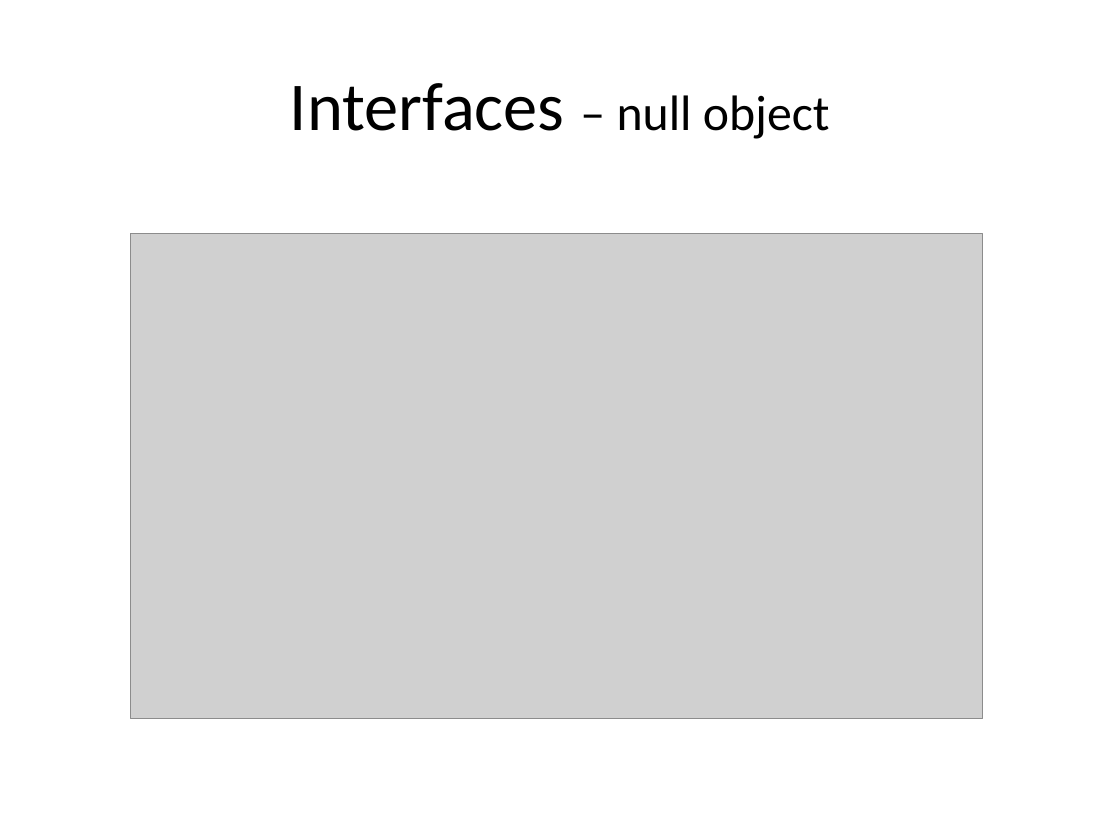
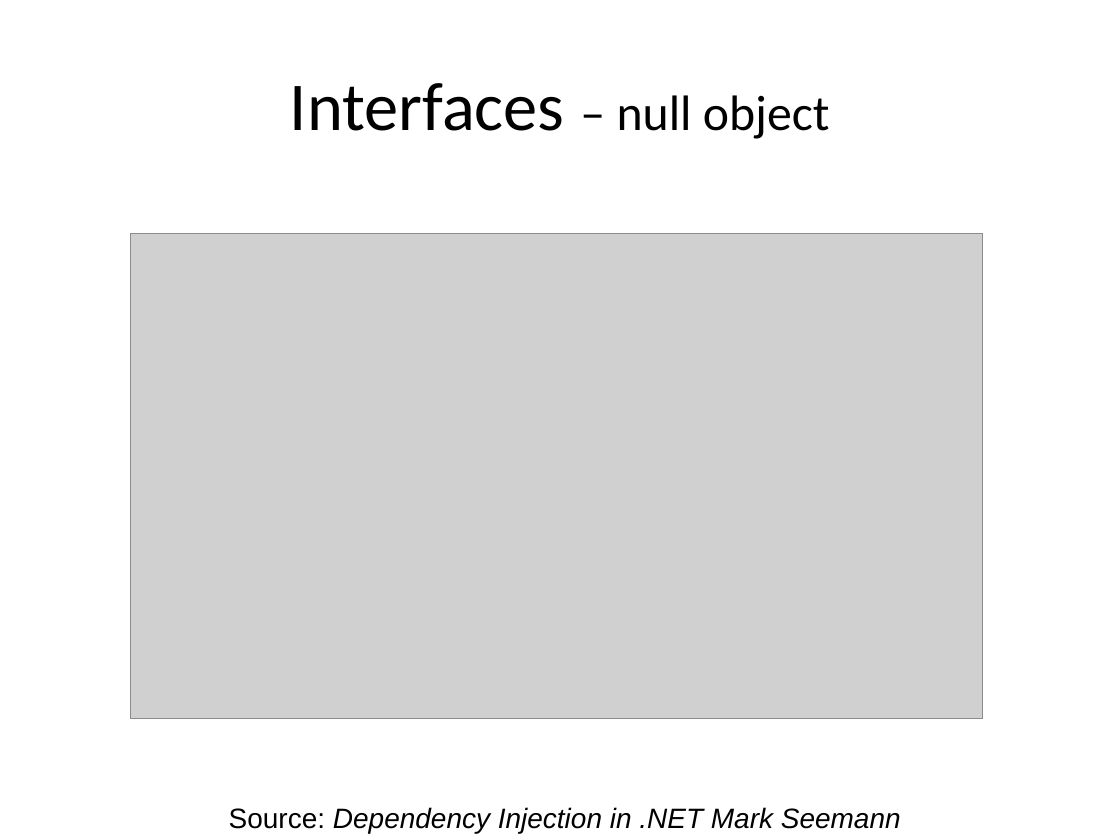
Before and after one commit to piotrcierpich/DependencyInjectionByExample, a slide deck: slide 6 of presentation/diByExample.ppt. Drawn at 1120x840 pixels with LibreOffice and Linux fonts; fonts in the diff are those of the drawing; grey boxes stand for pictures. Boxes give left, top, right and bottom in pixels: in the first picture for what was removed or moved away, otherwise in the second. Text is boxed around its words. In the diff, an @@ line names an element or a change of style, - is before the commit and + after.

```diff
--- a/presentation/diByExample.ppt
+++ b/presentation/diByExample.ppt
@@ text added at [229,807,901,833], 18 pt, text #000000, italic @@
+Source: Dependency Injection in .NET Mark Seemann
```
Also in this commit, not shown: 4 other slides changed, 1 slide added, 1 slide removed, 8 other files.
